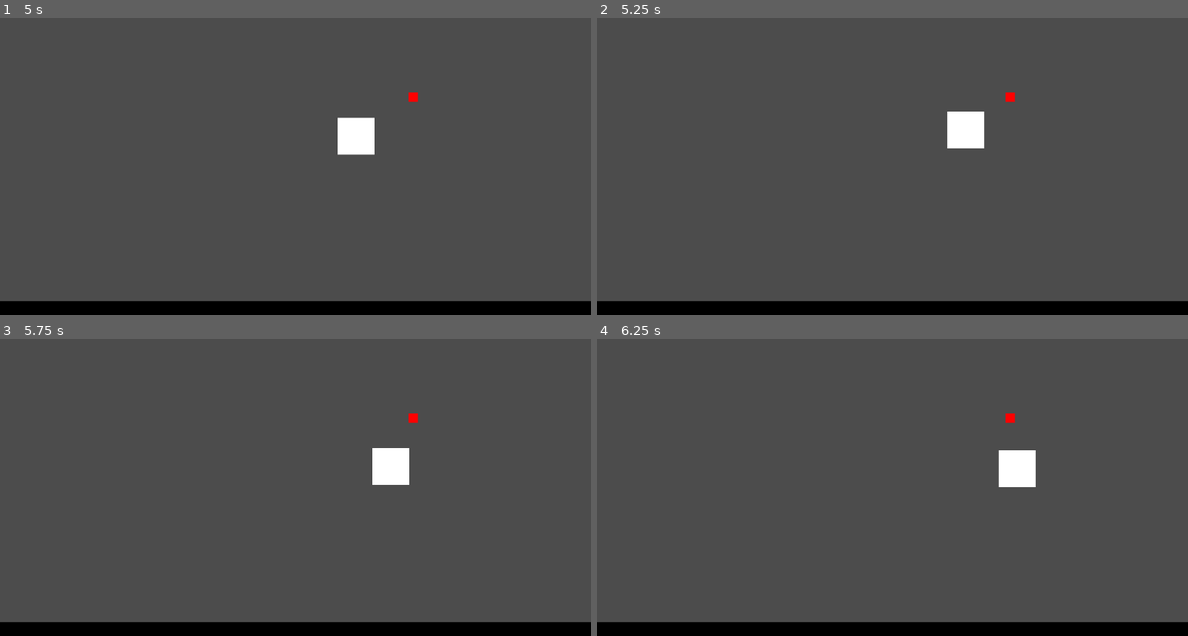
Above: before the commit, frames 1-4 (two rows, left to right).
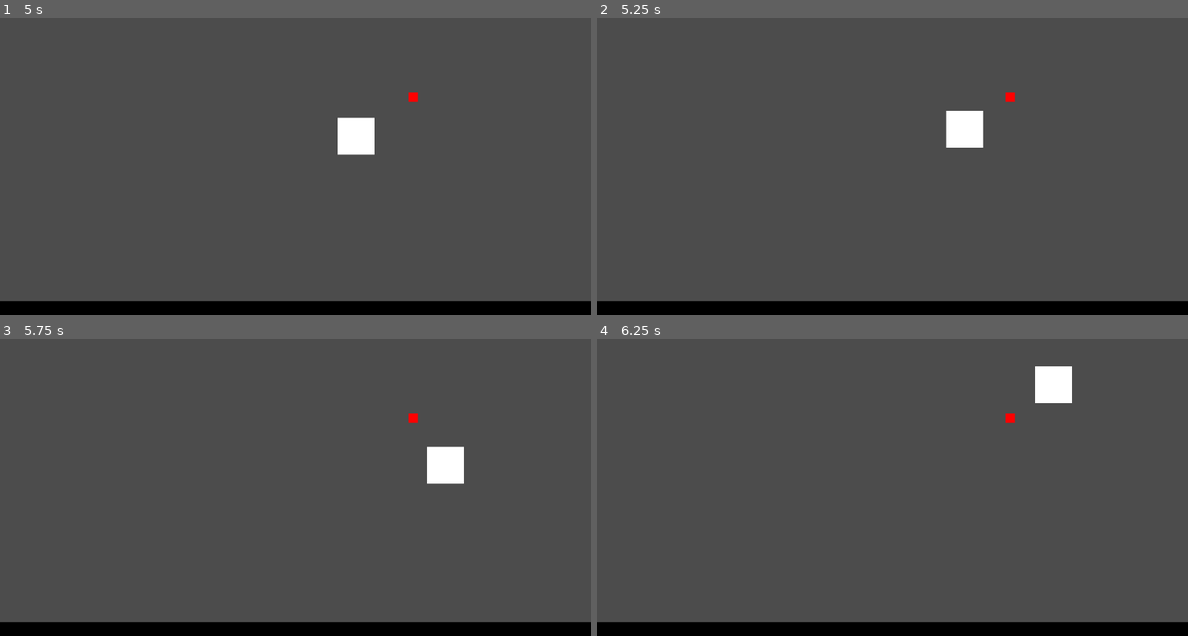
Above: after the commit, the same moments.

Repository: Develarooio/icho-and-falaj
Game: Godot game, scene res://ClaytonDebug/ClaytonsSceneNoGirlsAllowed.tscn
Two runs of this game, one before a commit and one after it. Both use one fixed random seed, a clock stepped at 60 frames per second and the inputs below. The project has no main scene, so this scene is started directly.
Inputs:
- Up to frame 1 (5 s): tap Enter (throw) at 0.5, 1.35, 2.85, 4.35 s; hold Enter (throw) 0.53-1.28 s; hold D (right) 0.53-2.03 s; tap Space (jump) at 0.77, 1.52, 3.02, 3.77, 4.52 s; hold A (left) 2.03-2.78 s; hold Enter (throw) 2.03-2.78 s; hold D (right) 2.78-4.28 s; hold Enter (throw) 3.53-4.28 s; hold A (left) from 4.28 s (still down)
- Up to frame 2 (5.25 s): release A (left) at 5.03 s; hold D (right) from 5.03 s (still down); hold Enter (throw) from 5.03 s (still down)
- Up to frame 3 (5.75 s): keep holding D (right); keep holding Enter (throw)
- Up to frame 4 (6.25 s): release D (right) at 5.78 s; release Enter (throw) at 5.78 s; hold A (left) from 5.78 s (still down); tap Enter (throw) at 5.85 s; tap Space (jump) at 6.02 s

Frame 1 is identical in both runs. In frame 2, 0.1% of the frame differs, in the area x 59-66%, y 31-44%; in frame 3, 1.6%, in the area x 63-79%, y 36-50%; in frame 4, 1.6%.

Commit message:
fixed weird precession bug

Diff:
--- a/Arms.gd
+++ b/Arms.gd
@@ -30,4 +30,4 @@
 
 func get_grab_point():
 	if grabbed:
-		return $Grabray.get_collision_point()
+		return $Grabray.get_collider().global_position
--- a/Falaj/Falaj.gd
+++ b/Falaj/Falaj.gd
@@ -9,6 +9,7 @@
 export var accel = 300
 var direction = 0
 var max_arm_length
+var initial_h_speed = null
 
 func _ready():
 	max_arm_length = $Arms.get_max_arm_length()
@@ -22,16 +23,13 @@
 
 func swing():
 	var grab_point = $Arms.get_grab_point()
+	print(grab_point)
 	var arm_vector = grab_point - global_position
 	var tangent_vector = arm_vector.tangent().normalized()*-1
 	var normalized_gravity = Vector2(0,gravity).normalized()
 	var gravity_contribution = tangent_vector.normalized().dot(normalized_gravity)
-	#What if we hit it from above somehow?
-	current_speed = tangent_vector*current_speed.x
+	current_speed = tangent_vector*300
 	current_speed += Vector2(gravity_contribution*20,gravity_contribution*20)
-	print(gravity_contribution)
-	print('-----')
-	print(current_speed)
 	move_and_slide(current_speed, UP)
 
 func throw():
--- /dev/null
+++ b/Tilesets/BasicSwingPoint/SwingPointStaticBody.gd
@@ -0,0 +1,15 @@
+extends StaticBody2D
+
+# class member variables go here, for example:
+# var a = 2
+# var b = "textvar"
+
+func _ready():
+	# Called when the node is added to the scene for the first time.
+	# Initialization here
+	pass
+
+#func _process(delta):
+#	# Called every frame. Delta is time since last frame.
+#	# Update game logic here.
+#	pass
--- a/Tilesets/BasicSwingPoint/SwingPointStaticBody.tscn
+++ b/Tilesets/BasicSwingPoint/SwingPointStaticBody.tscn
@@ -1,13 +1,14 @@
-[gd_scene load_steps=3 format=2]
+[gd_scene load_steps=4 format=2]
 
-[ext_resource path="res://Tilesets/BasicSwingPoint/red_point.png" type="Texture" id=1]
+[ext_resource path="res://Tilesets/BasicSwingPoint/SwingPointStaticBody.gd" type="Script" id=1]
+[ext_resource path="res://Tilesets/BasicSwingPoint/red_point.png" type="Texture" id=2]
 
 [sub_resource type="RectangleShape2D" id=1]
 
 custom_solver_bias = 0.0
 extents = Vector2( 8, 8 )
 
-[node name="SwingPointStaticBody" type="StaticBody2D" groups=[
+[node name="SwingPointStaticBody" type="StaticBody2D" index="0" groups=[
 "grabable",
 ]]
 
@@ -18,11 +19,12 @@
 constant_angular_velocity = 0.0
 friction = 1.0
 bounce = 0.0
+script = ExtResource( 1 )
 _sections_unfolded = [ "Collision" ]
 
 [node name="Sprite" type="Sprite" parent="." index="0"]
 
-texture = ExtResource( 1 )
+texture = ExtResource( 2 )
 
 [node name="CollisionShape2D" type="CollisionShape2D" parent="." index="1"]
 
